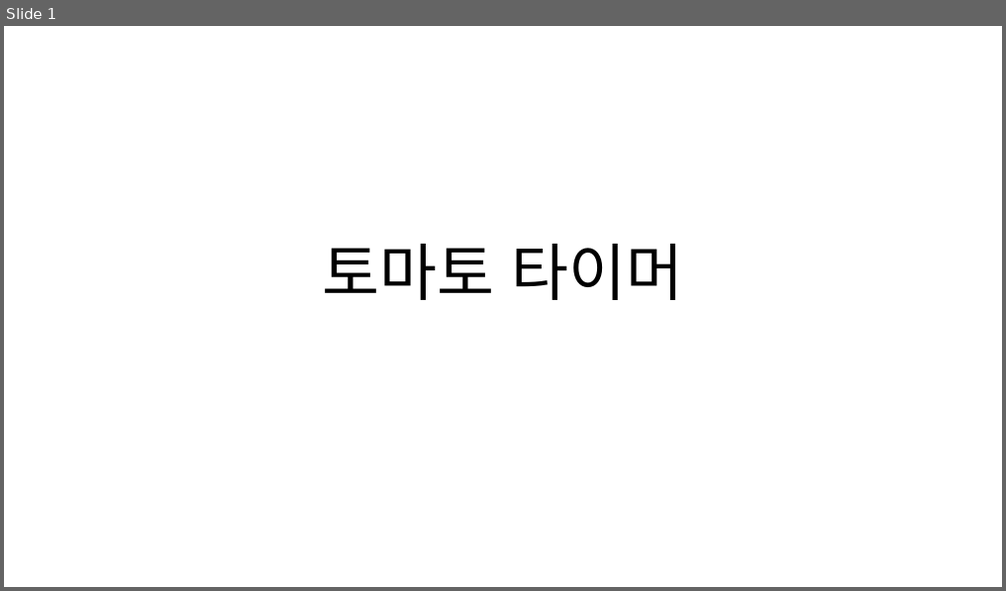
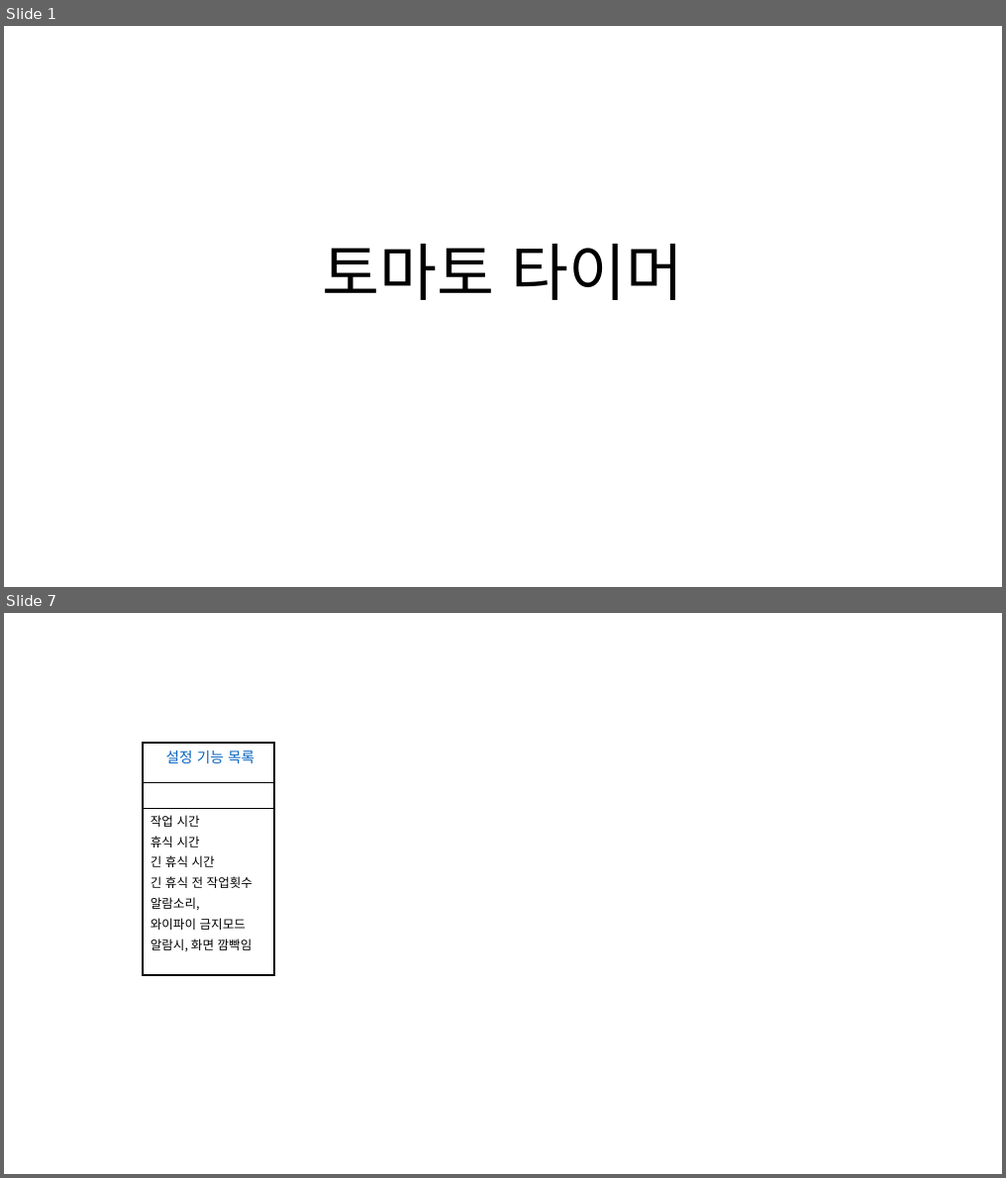
Before and after one commit to bigseoul/TomatoTimer, a slide deck: TomatoTimers.pptx. Shown one above the other, each under a label of ours: slide 1 before the commit, slides 1 and 7 after it; the slides between them are not shown. The pictures are 1006x591 and 1006x1178 pixels, drawn with LibreOffice and Linux fonts; fonts in the diff are those of the drawing. Boxes give left, top, right and bottom in pixels: in the first picture for what was removed or moved away, otherwise in the second. Text is boxed around its words. In the diff, an @@ line names an element or a change of style, - is before the commit and + after.

```diff
--- a/TomatoTimers.pptx
+++ b/TomatoTimers.pptx
@@ slide 7 added at (x1=4, y1=613, x2=1002, y2=1174), background #FFFFFF @@
@@ table added at (x1=144, y1=743, x2=274, y2=956), 3 rows, 1 columns @@
+설정 기능 목록
+
+작업 시간 / 휴식 시간 / 긴 휴식 시간 / 긴 휴식 전 작업횟수 / 알람소리, / 와이파이 금지모드 / 알람시, 화면 깜빡임
```
Also in this commit, not shown: 4 slides changed, 1 other slide added.
